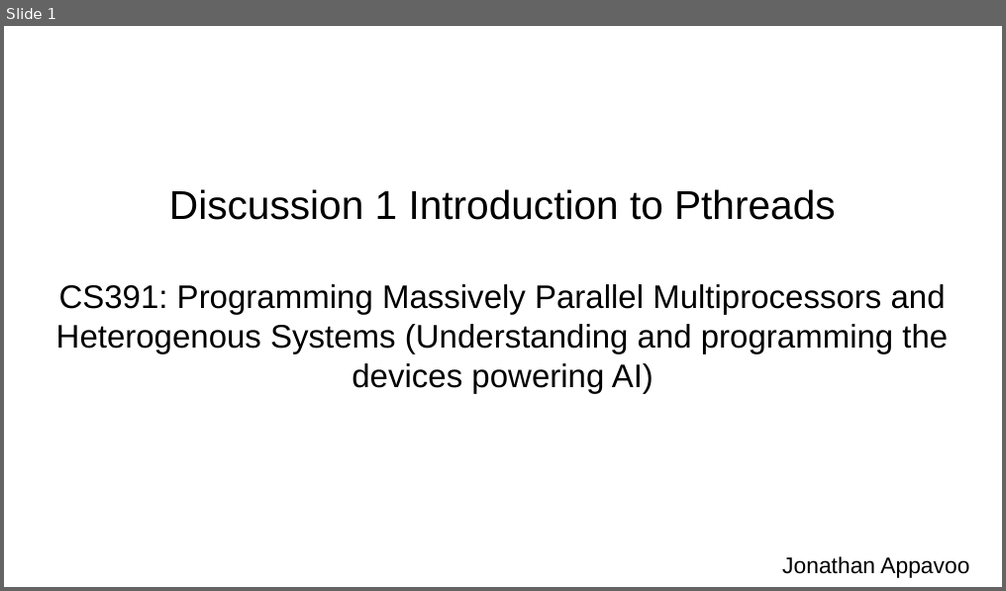
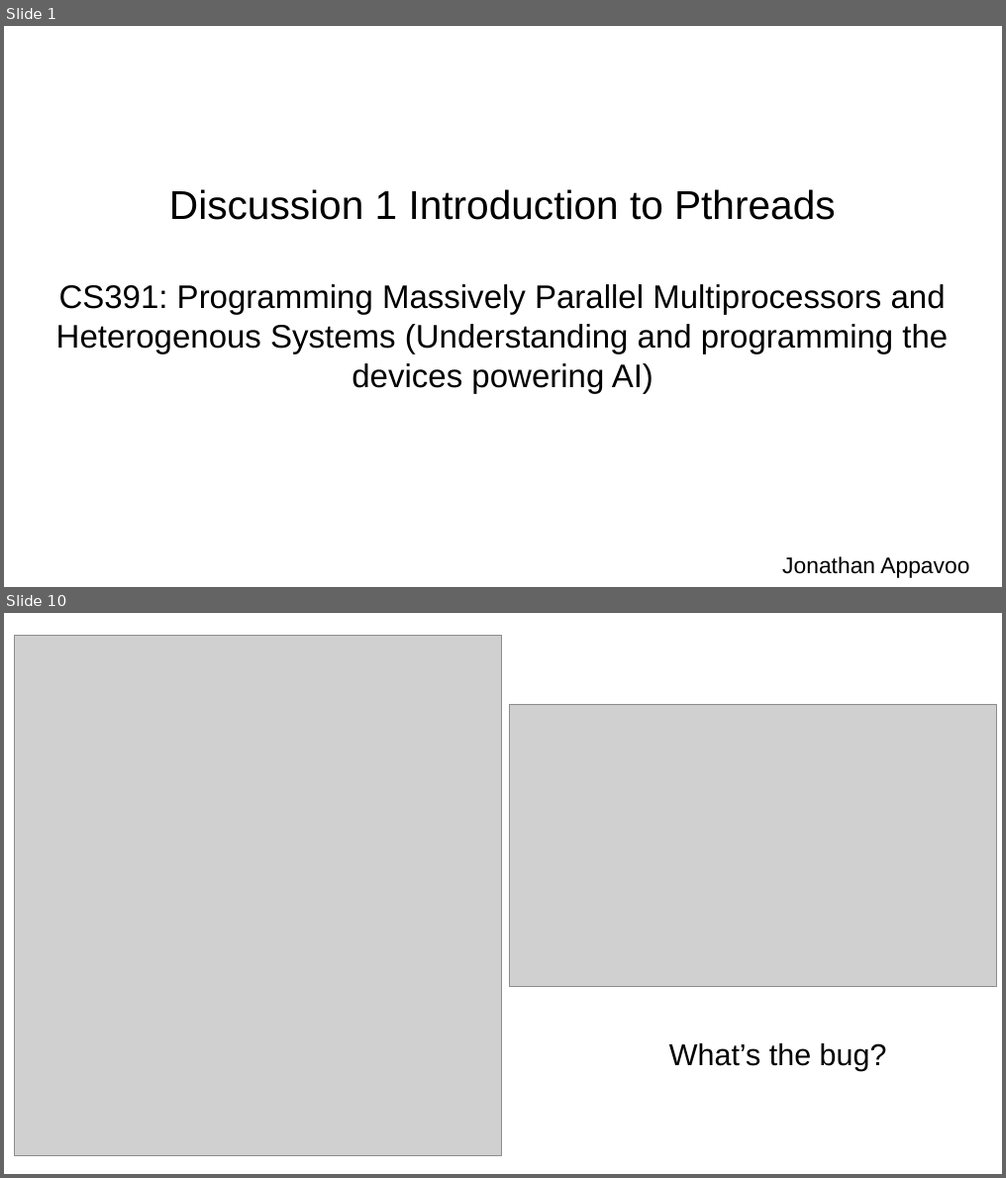
Before and after one commit to jappavoo/cudasudawuda, a slide deck: content/part1/disc0/slides.odp. Shown one above the other, each under a label of ours: slide 1 before the commit, slides 1 and 10 after it; the slides between them are not shown. The pictures are 1006x591 and 1006x1178 pixels, drawn with LibreOffice and Linux fonts; fonts in the diff are those of the drawing; grey boxes stand for pictures. Boxes give left, top, right and bottom in pixels: in the first picture for what was removed or moved away, otherwise in the second. Text is boxed around its words. In the diff, an @@ line names an element or a change of style, - is before the commit and + after.

```diff
--- a/content/part1/disc0/slides.odp
+++ b/content/part1/disc0/slides.odp
@@ slide 10 added at <box>4,613,1002,1174</box>, background #FFFFFF @@
@@ picture added at <box>14,635,502,1157</box> @@
@@ picture added at <box>509,704,997,988</box> @@
@@ text added at <box>669,1044,887,1071</box>, 24 pt, text #000000 @@
+What’s the bug?
```
Also in this commit, not shown: 2 slides changed, 22 other slides added.
